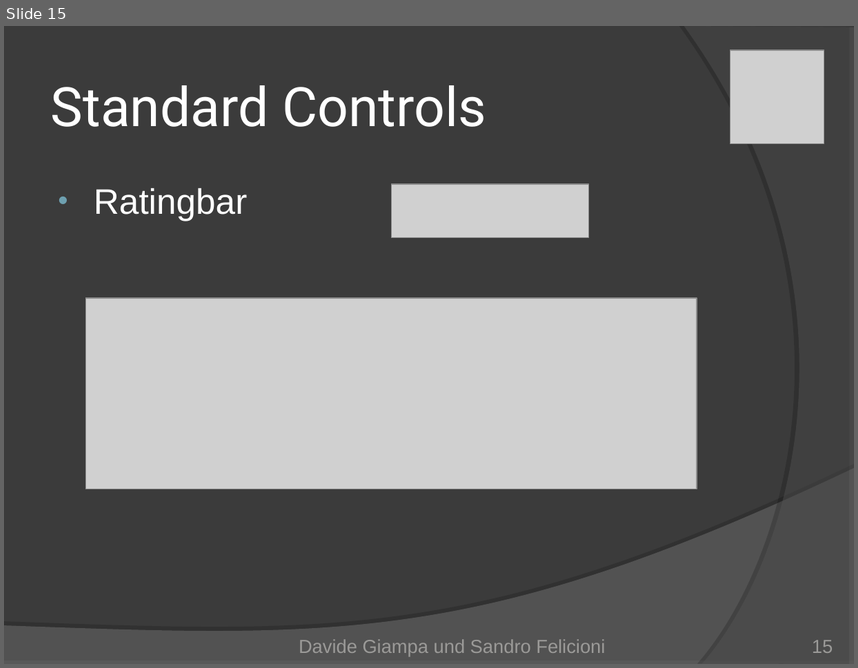
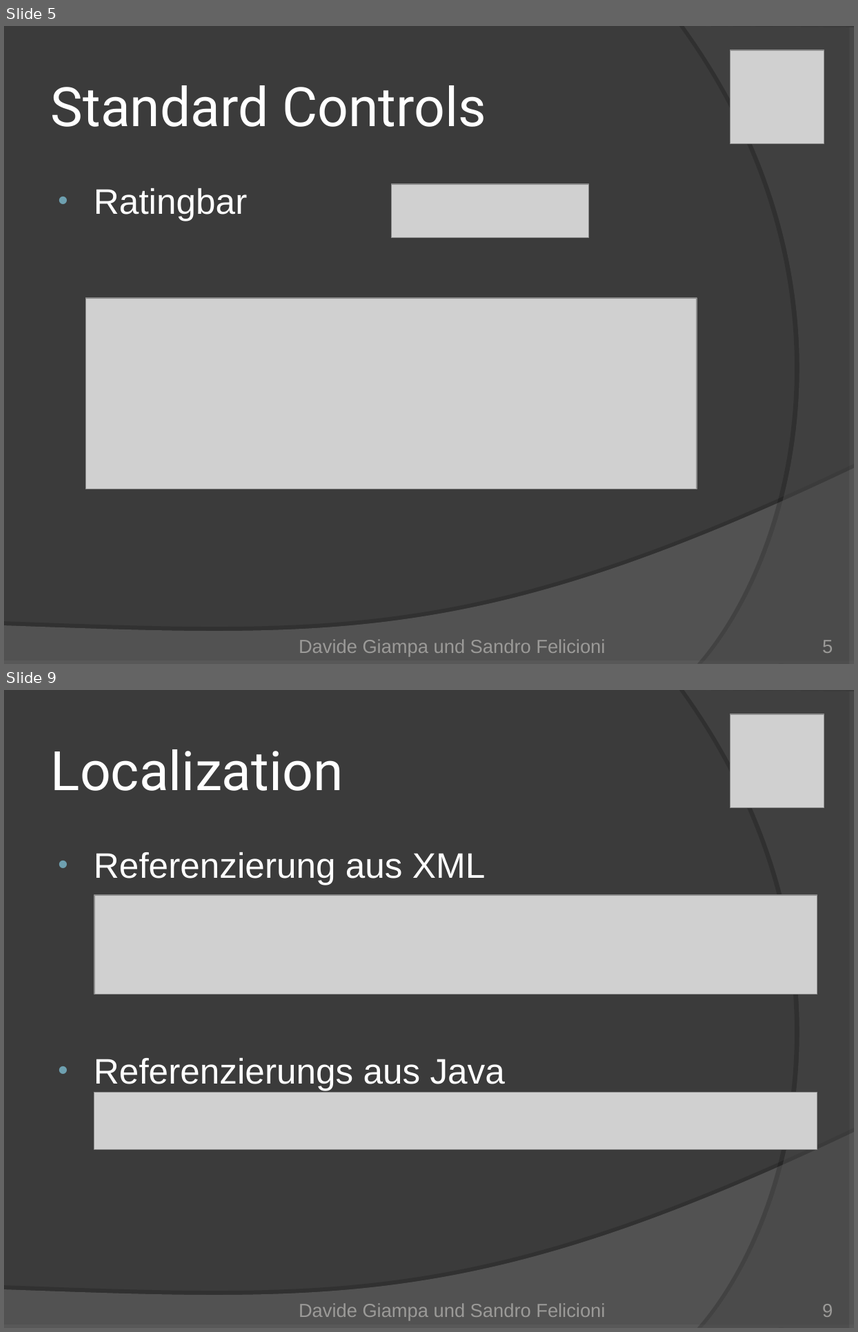
Before and after one commit to Mr-Slash/TrailDevils, a slide deck: doc/01_Project Management/TrailDevils-final.ppt. Shown one above the other, each under a label of ours: slide 15 before the commit, slides 5 and 9 after it; the slides between them are not shown. The pictures are 858x668 and 858x1332 pixels, drawn with LibreOffice and Linux fonts; fonts in the diff are those of the drawing; grey boxes stand for pictures. Boxes give left, top, right and bottom in pixels: in the first picture for what was removed or moved away, otherwise in the second. Text is boxed around its words. In the diff, an @@ line names an element or a change of style, - is before the commit and + after.

```diff
--- a/doc/01_Project Management/TrailDevils-final.ppt
+++ b/doc/01_Project Management/TrailDevils-final.ppt
@@ slide 9 added at (4, 690, 854, 1328), background #3B3B3B; not listed: 2 template elements that a slide beside it also shows @@
@@ picture added at (730, 713, 824, 807) @@
@@ title added at (51, 749, 343, 791), 46 pt, text #FFFFFF @@
+Localization
@@ text added at (94, 852, 505, 1090), 30 pt, text #FFFFFF @@
+• Referenzierung aus XML
+• Referenzierungs aus Java
@@ picture added at (94, 895, 818, 994) @@
@@ picture added at (94, 1092, 817, 1150) @@
@@ text added at (299, 1303, 605, 1321), 16 pt, text #9B9A98 @@
+Davide Giampa und Sandro Felicioni
@@ page number added at (822, 1303, 833, 1317), 16 pt, text #9B9A98 @@
+9
@@ what was slide 15 is now slide 5 @@
@@ page number at (822, 639, 833, 653): text changed @@
-15
+5
```
Also in this commit, not shown: 6 slides changed, 1 other slide added, 1 other file.
